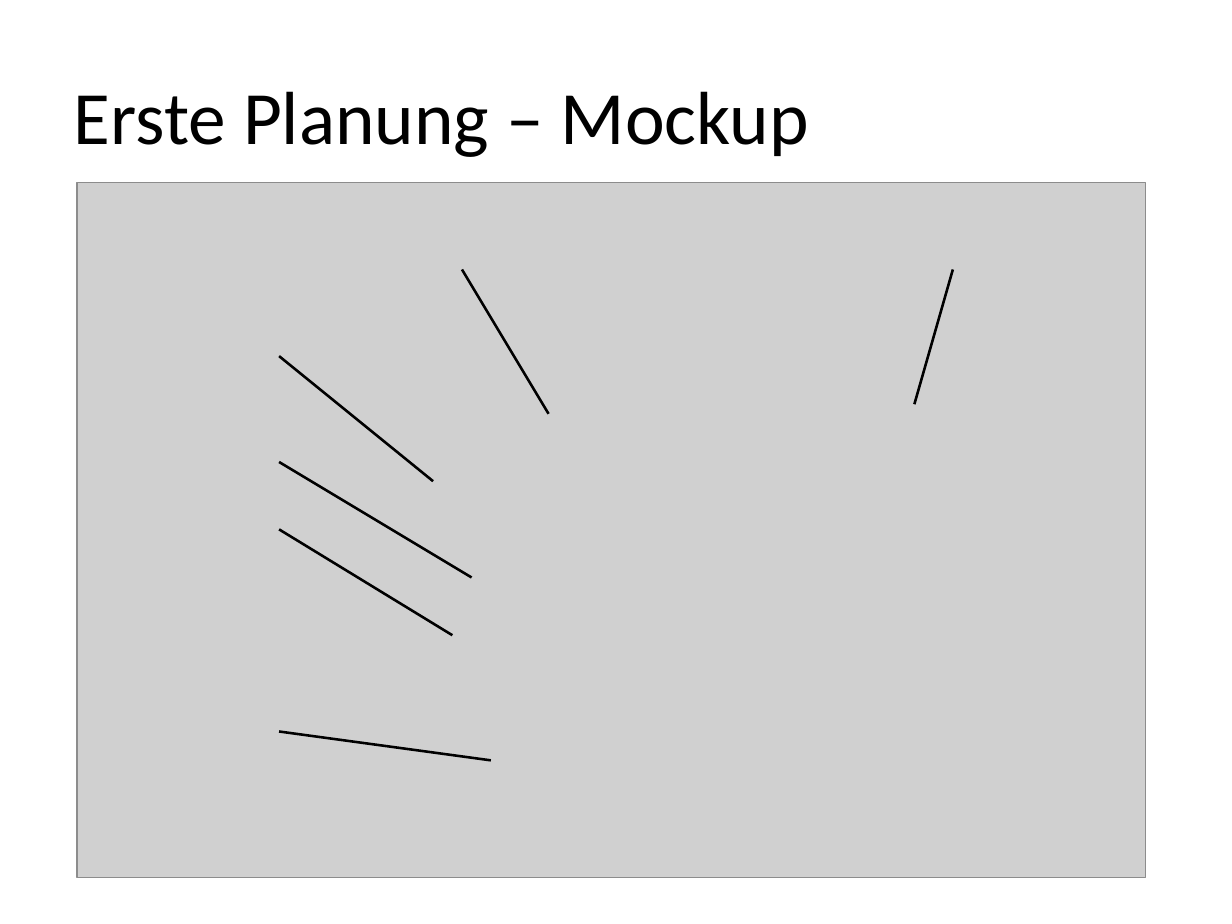
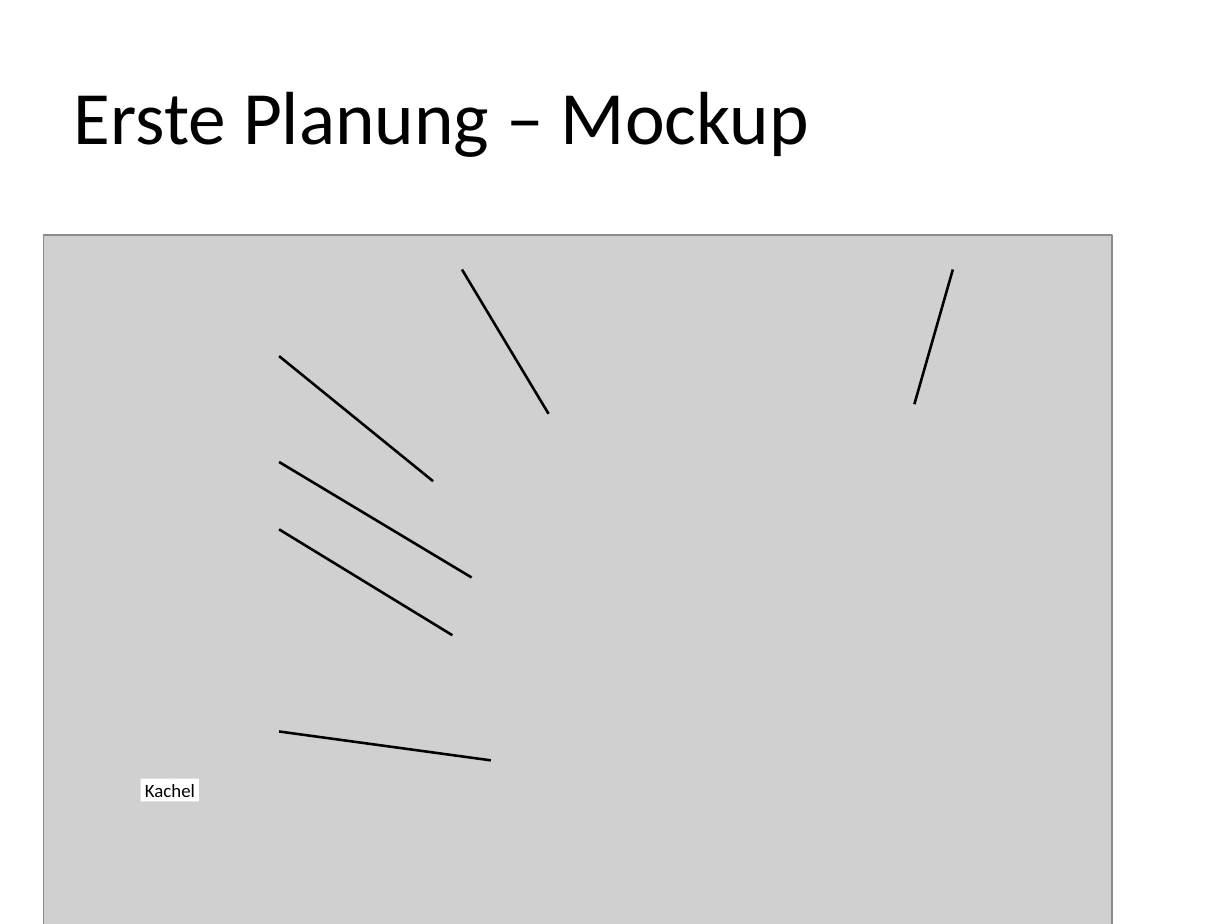
Before and after one commit to toschill/buechern, a slide deck: slide 6 of Präsentation/büchern.de.pptx. Drawn at 1232x924 pixels with LibreOffice and Linux fonts; fonts in the diff are those of the drawing; grey boxes stand for pictures. Boxes give left, top, right and bottom in pixels: in the first picture for what was removed or moved away, otherwise in the second. Text is boxed around its words. In the diff, an @@ line names an element or a change of style, - is before the commit and + after.

```diff
--- a/Präsentation/büchern.de.pptx
+++ b/Präsentation/büchern.de.pptx
@@ picture: place and size @@
-picture at (76, 182, 1145, 877)
+picture at (43, 235, 1111, 924)
@@ rectangle added at (140, 779, 198, 802), fill #FFFFFF, 11 pt, text #000000 @@
+Kachel
```
Also in this commit, not shown: 6 other files.
